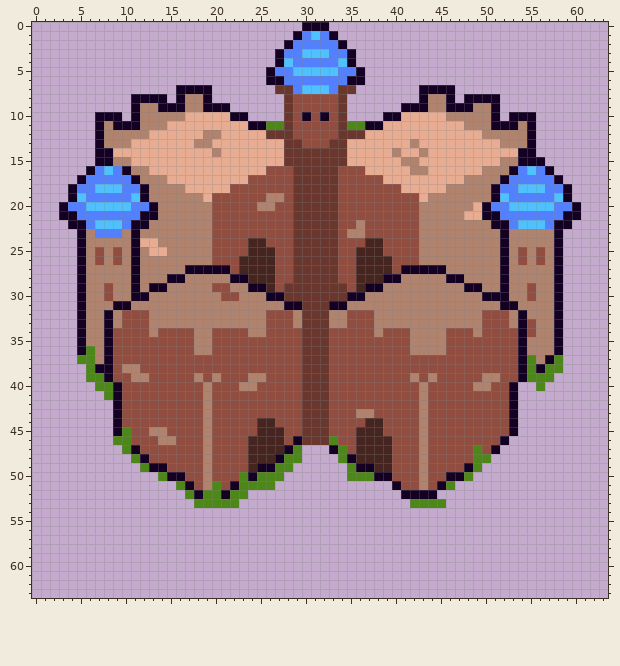
Two states of a pixel-art sprite, public/assets/Tiles/Sections/Cities/plainsCity01.png. Above: the version before the commit.
The file is 64x64 pixels.
The result:
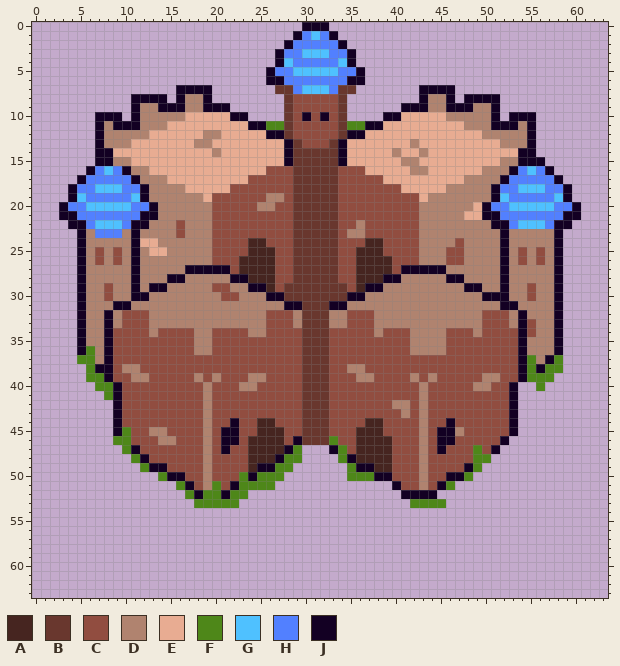
Palette (. is transparent): A #462520  B #69372e  C #914d40  D #b0836f  E #e8ac92  F #4e8719  G #4fc1ff  H #5280ff  J #130023
From old to new:
y 12: x 26..27 BB -> JJ; x 35..36 BB -> JJ
y 13..15: x 28 B -> J; x 34 B -> J
y 22..23: x 16 D -> C
y 24: x 47 D -> C
y 25..26: x 46..47 DD -> CC
y 38: x 35..36 CC -> DD
y 39: x 36..37 CC -> DD
y 42: x 40..41 CC -> DD
y 43: x 36..37 DD -> CC; x 41 C -> D
y 44: x 22 C -> J; x 46 C -> J
y 45: x 21..22 CC -> JJ; x 45..47 CCC -> JJD
y 46: x 21..22 CC -> JJ; x 45..46 CC -> JJ
y 47: x 21 C -> J; x 45 C -> J
Changed places in both pictures, as pixel boxes (x1, y1, x2, y2):
changed: (266, 130, 293, 166)
changed: (338, 130, 365, 166)
changed: (176, 220, 185, 238)
changed: (446, 238, 464, 265)
changed: (347, 364, 410, 418)
changed: (221, 418, 239, 454)
changed: (437, 418, 464, 454)
